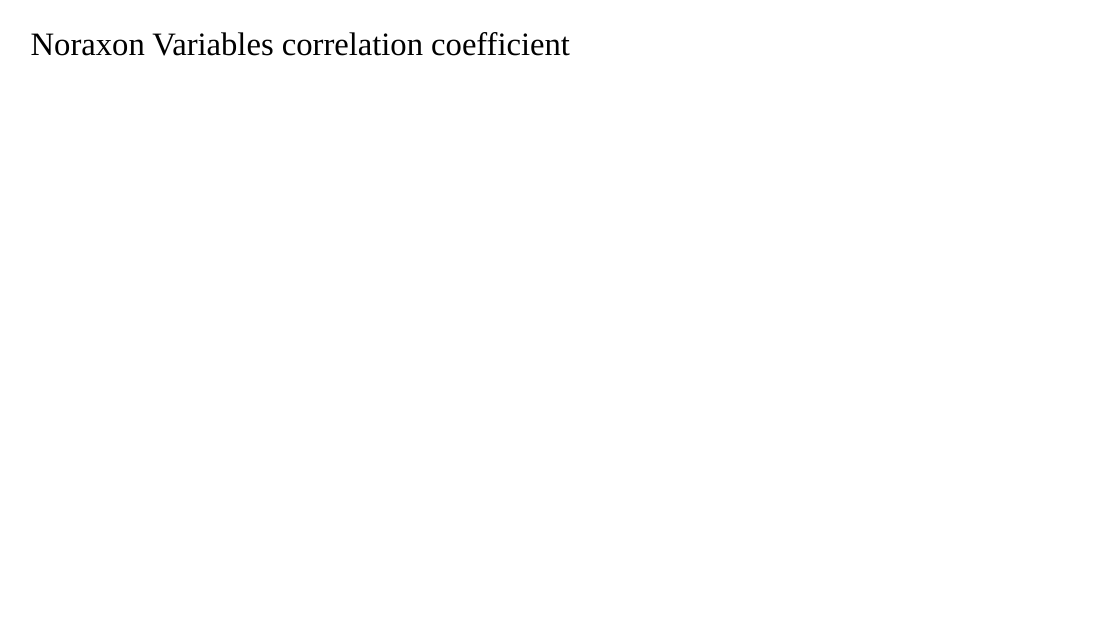
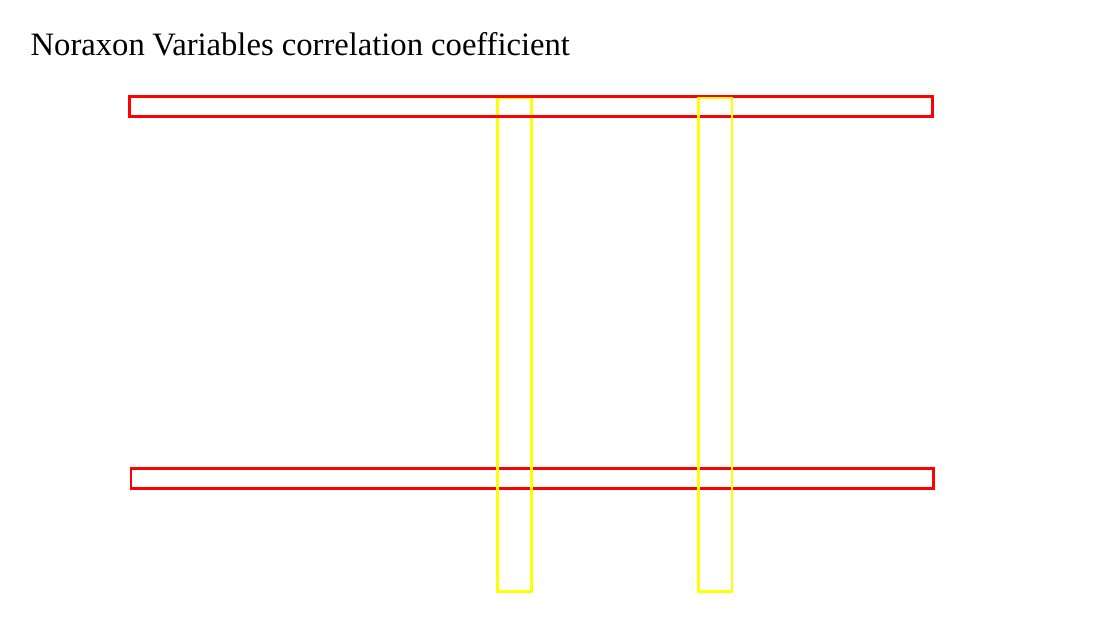
Before and after one commit to Alory/Knee-Loading-Analysis, a slide deck: slide 14 of analysis/project.pptx. Drawn at 1120x630 pixels with LibreOffice and Linux fonts; fonts in the diff are those of the drawing; background and template pictures are left out. Boxes give left, top, right and bottom in pixels: in the first picture for what was removed or moved away, otherwise in the second. Text is boxed around its words. In the diff, an @@ line names an element or a change of style, - is before the commit and + after.

Commit message:
presentation

```diff
--- a/analysis/project.pptx
+++ b/analysis/project.pptx
@@ rectangle added at (130, 97, 933, 117), outline #FF0000 2.25 pt @@
@@ rectangle added at (498, 98, 531, 591), outline #FFFF00 2.25 pt @@
@@ rectangle added at (699, 98, 732, 591), outline #FFFF00 2.25 pt @@
@@ rectangle added at (131, 469, 934, 489), outline #FF0000 2.25 pt @@
```
Also in this commit, not shown: 10 other slides changed, 2 slides added, 2 other files.
